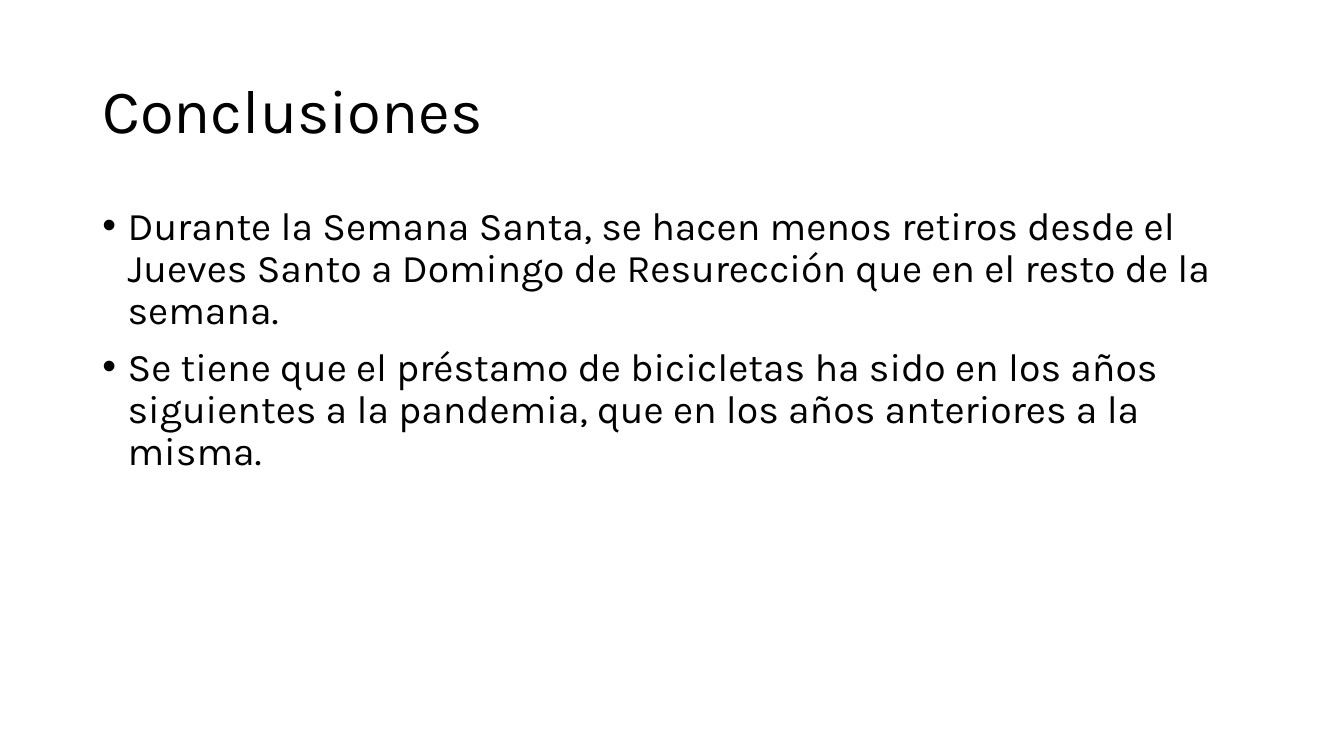
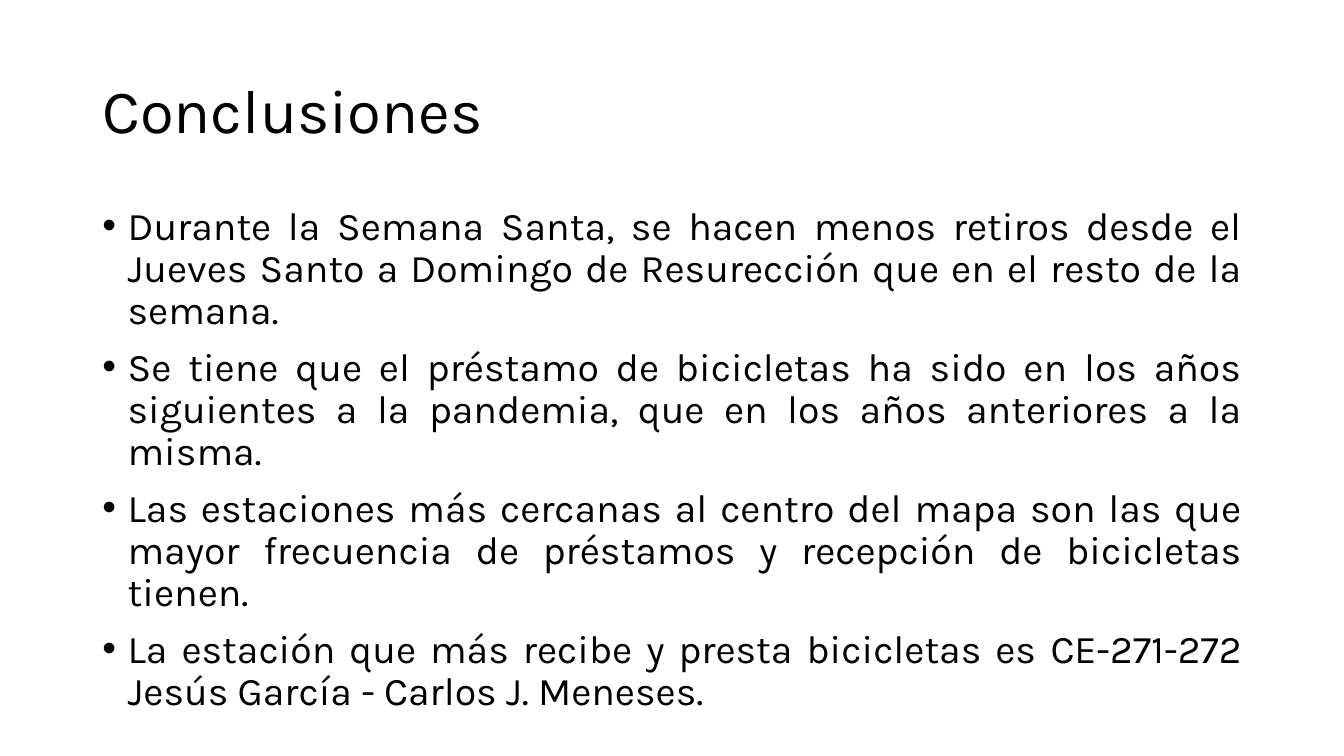
Before and after one commit to Ari-Castellanos/Proyecto-1-Seminario-2, a slide deck: slide 11 of Proyecto1_Seminario2.pptx (slide 8 before the commit). Drawn at 1344x756 pixels with LibreOffice and Linux fonts; fonts in the diff are those of the drawing. Boxes give left, top, right and bottom in pixels: in the first picture for what was removed or moved away, otherwise in the second. Text is boxed around its words. In the diff, an @@ line names an element or a change of style, - is before the commit and + after.

```diff
--- a/Proyecto1_Seminario2.pptx
+++ b/Proyecto1_Seminario2.pptx
@@ text at (x1=128, y1=213, x2=1242, y2=466): alignment left to justified @@
@@ text at (x1=128, y1=492, x2=1242, y2=706): paragraphs added @@
+• Las estaciones más cercanas al centro del mapa son las que mayor frecuencia de préstamos y recepción de bicicletas tienen.
+• La estación que más recibe y presta bicicletas es CE-271-272 Jesús García - Carlos J. Meneses.
```
Also in this commit, not shown: 1 other slide changed, 4 slides added, 1 slide removed, 1 other file.
